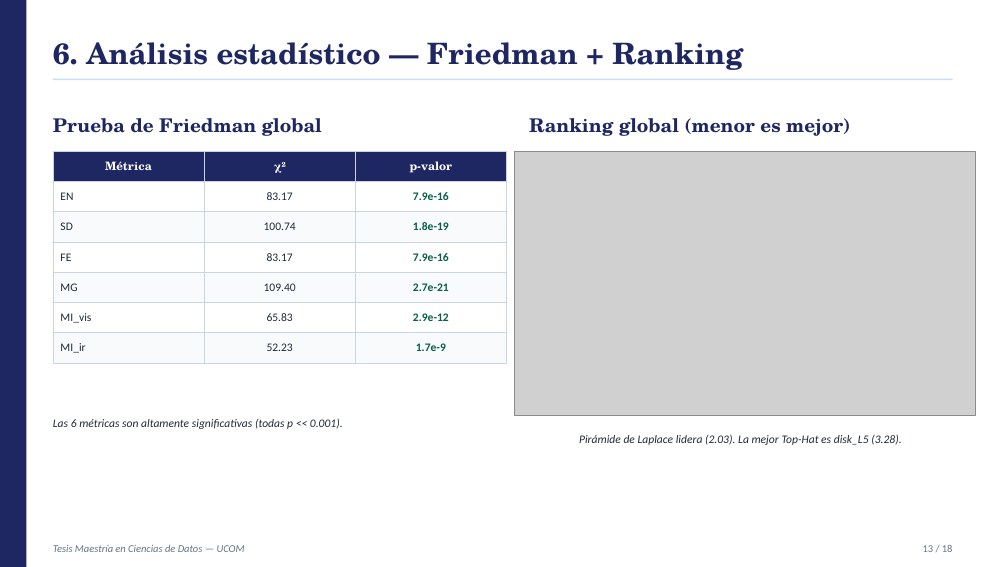
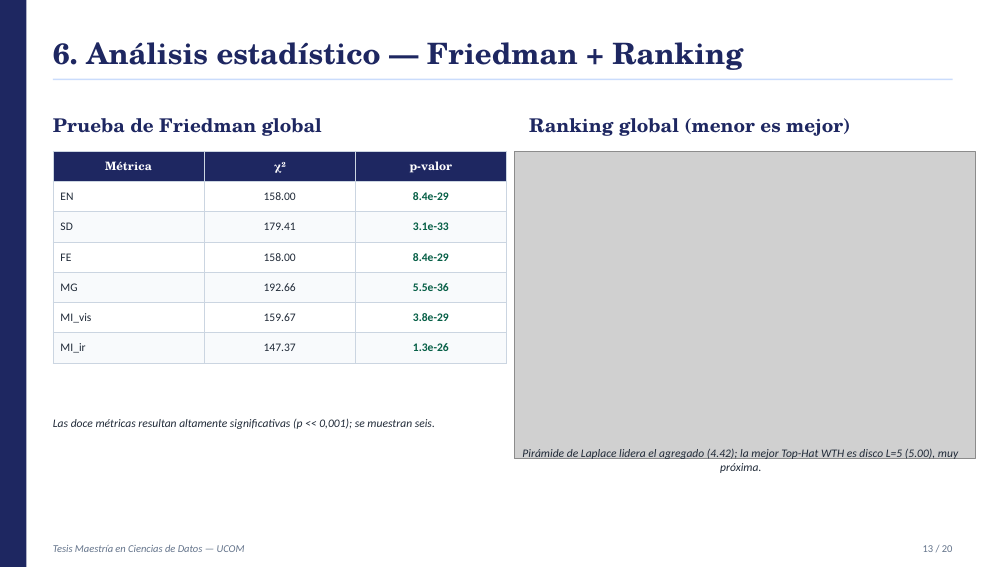
Before and after one commit to YanBajac/TFM_Fusion_Imagenes_Propuesta_Oficial, a slide deck: slide 13 of docs/Tesis_Avance_Presentacion.pptx. Drawn at 1008x567 pixels with LibreOffice and Linux fonts; fonts in the diff are those of the drawing; grey boxes stand for pictures. Boxes give left, top, right and bottom in pixels: in the first picture for what was removed or moved away, otherwise in the second. Text is boxed around its words. In the diff, an @@ line names an element or a change of style, - is before the commit and + after.

Commit message:
Métricas estándar de fusión, variante Black Top-Hat y evaluación orientada a detección
Métricas (src/metrics/evaluators.py)
  * Se agregan 6 métricas estándar de calidad de fusión: SF, Qabf, Nabf,
    SSIM, SCD y VIF (con METRIC_DIRECTION). VIF acelerado con fftconvolve.

Método y experimentos
  * run_all_fusions.py: variantes con Black Top-Hat (WTH+BTH) y runner reanudable.
  * run_stats_analysis.py: Friedman + Wilcoxon (Holm) + tamaño de efecto y ranking
    con dirección por métrica (12 métricas, 11 métodos).
  * make_figures_v2.py / make_schema_figure.py: figuras nuevas y esquema con rama BTH.

Hallazgos
  * Top-Hat WTH (disco L5) supera a Laplace en SSIM y SCD; empata en Qabf/Nabf.
  * Black Top-Hat sube contraste pero degrada calidad y dispara artefactos (Nabf):
    no recomendado por defecto.

Evaluación orientada a tarea (detección)
  * experiments/detection/: run_detection_eval.py (YOLO o HOG offline) y
    stats_detection.py.
  * notebooks 04 (YOLO+Roboflow) y 05 (Keras) listos para Colab; metodología y
    definición de métricas en docs/reportes_finales/metodologia_evaluacion_deteccion.md.

Documentos
  * Tesis_Borrador.docx: fórmula WTH+BTH, 12 métricas, ranking nuevo, tablas, figuras,
    SUMMARY, siglas, referencias y apéndice C actualizados.
  * Presentaciones de avance y divulgativa actualizadas.
  * .gitignore: excluye backups, zips y temporales.

```diff
--- a/docs/Tesis_Avance_Presentacion.pptx
+++ b/docs/Tesis_Avance_Presentacion.pptx
@@ table at bbox=[53, 151, 507, 357] @@
-row 2, column 2: 83.17
+row 2, column 2: 158.00
-row 2, column 3: 7.9e-16
+row 2, column 3: 8.4e-29
-row 3, column 2: 100.74
+row 3, column 2: 179.41
-row 3, column 3: 1.8e-19
+row 3, column 3: 3.1e-33
-row 4, column 2: 83.17
+row 4, column 2: 158.00
-row 4, column 3: 7.9e-16
+row 4, column 3: 8.4e-29
-row 5, column 2: 109.40
+row 5, column 2: 192.66
-row 5, column 3: 2.7e-21
+row 5, column 3: 5.5e-36
-row 6, column 2: 65.83
+row 6, column 2: 159.67
-row 6, column 3: 2.9e-12
+row 6, column 3: 3.8e-29
-row 7, column 2: 52.23
+row 7, column 2: 147.37
-row 7, column 3: 1.7e-9
+row 7, column 3: 1.3e-26
@@ picture: place and size @@
-picture at bbox=[514, 151, 975, 416]
+picture at bbox=[514, 151, 975, 459]
@@ text at bbox=[53, 419, 435, 429]: text changed @@
-Las 6 métricas son altamente significativas (todas p << 0.001).
+Las doce métricas resultan altamente significativas (p << 0,001); se muestran seis.
@@ text at bbox=[522, 449, 958, 473]: text changed @@
-Pirámide de Laplace lidera (2.03). La mejor Top-Hat es disk_L5 (3.28).
+Pirámide de Laplace lidera el agregado (4.42); la mejor Top-Hat WTH es disco L=5 (5.00), muy próxima.
@@ text at bbox=[923, 545, 953, 552]: text changed @@
-13 / 18
+13 / 20
```
Also in this commit, not shown: 15 other slides changed, 2 slides added, 39 other files.
